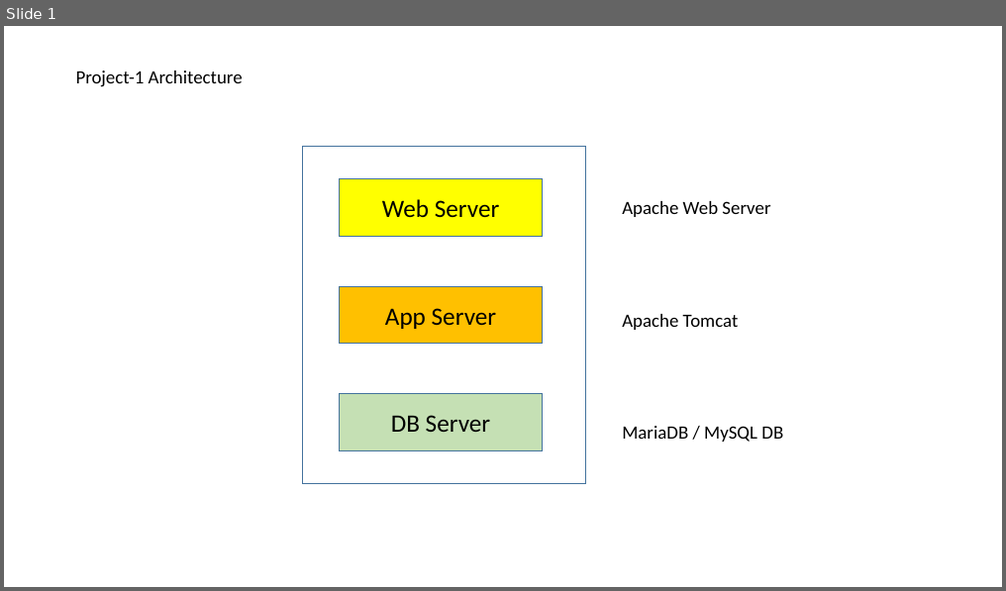
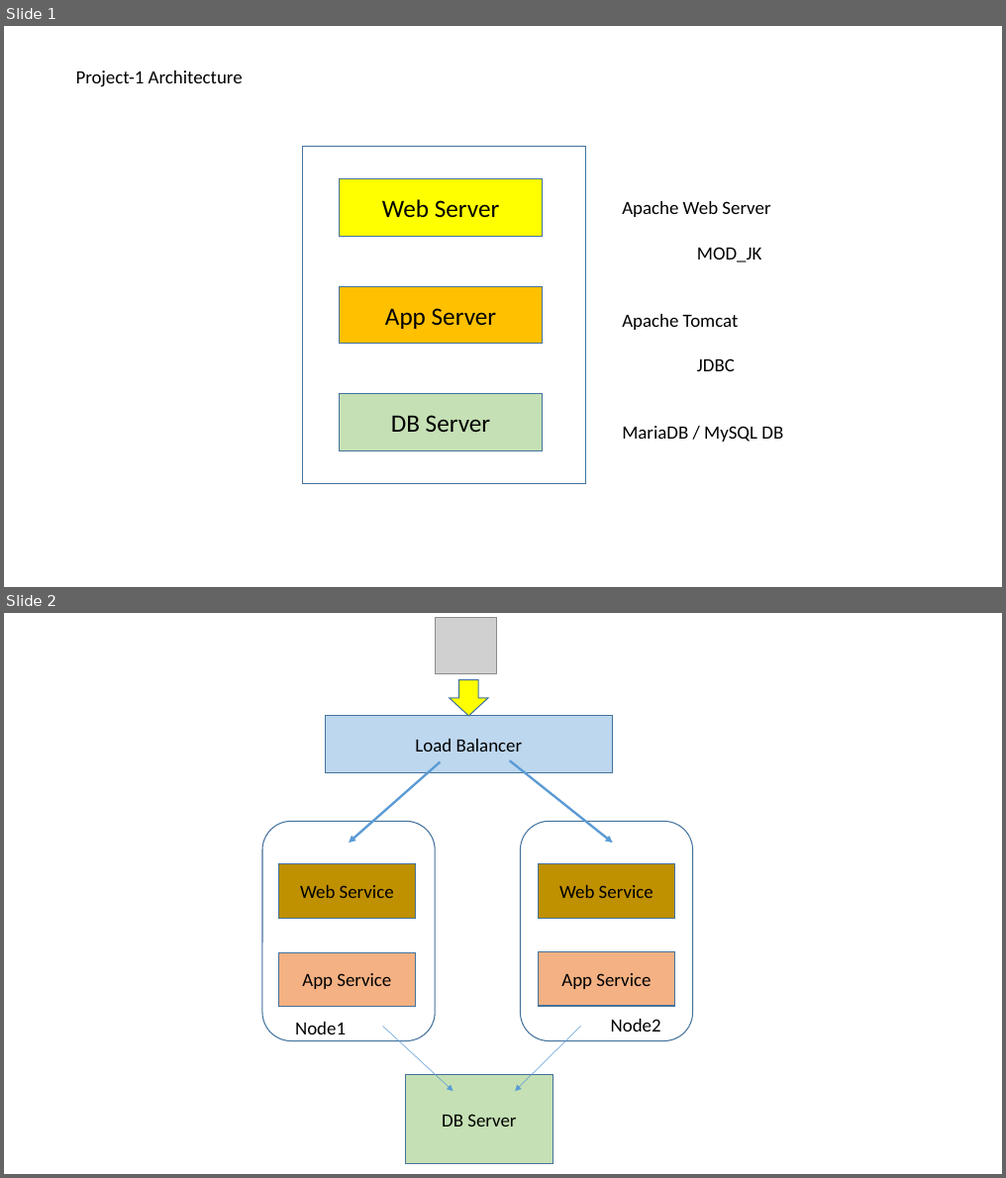
Before and after one commit to cit-aliqui/PPT, a slide deck: Architecture.pptx. Shown one above the other, each under a label of ours: slide 1 before the commit, slides 1 and 2 after it. The pictures are 1006x591 and 1006x1178 pixels, drawn with LibreOffice and Linux fonts; fonts in the diff are those of the drawing; grey boxes stand for pictures. Boxes give left, top, right and bottom in pixels: in the first picture for what was removed or moved away, otherwise in the second. Text is boxed around its words. In the diff, an @@ line names an element or a change of style, - is before the commit and + after.

Commit message:
SS

```diff
--- a/Architecture.pptx
+++ b/Architecture.pptx
@@ slide 2 added at (4, 613, 1002, 1174), background #FFFFFF @@
@@ picture added at (436, 618, 497, 673) @@
@@ down arrow added at (450, 680, 488, 716), fill #FFFF00, outline #43739E 1 pt @@
@@ rectangle added at (325, 716, 613, 772), fill #BDD7EE, outline #43739E 1 pt, 18 pt, text #000000 @@
+Load Balancer
@@ arrow added from (509, 761) to (613, 843), #5B9BD5 2.25 pt @@
@@ arrow added from (441, 761) to (349, 843), #5B9BD5 2.25 pt @@
@@ rounded rectangle added at (262, 821, 435, 1042), outline #43739E 1 pt @@
@@ rounded rectangle added at (521, 821, 693, 1042), outline #43739E 1 pt @@
@@ rectangle added at (279, 864, 416, 919), fill #BF9000, outline #43739E 1 pt, 18 pt, text #000000 @@
+Web Service
@@ rectangle added at (539, 864, 675, 919), fill #BF9000, outline #43739E 1 pt, 18 pt, text #000000 @@
+Web Service
@@ rectangle added at (279, 953, 416, 1007), fill #F4B183, outline #43739E 1 pt, 18 pt, text #000000 @@
+App Service
@@ rectangle added at (539, 953, 675, 1006), fill #F4B183, outline #43739E 1 pt, 18 pt, text #000000 @@
+App Service
@@ text added at (295, 1022, 346, 1035), 18 pt, text #000000 @@
+Node1
@@ arrow added from (383, 1026) to (453, 1091), #5B9BD5 0.5 pt @@
@@ arrow added from (580, 1026) to (515, 1091), #5B9BD5 0.5 pt @@
@@ text added at (611, 1019, 661, 1032), 18 pt, text #000000 @@
+Node2
@@ rectangle added at (406, 1075, 553, 1164), fill #C5E0B4, outline #43739E 1 pt, 18 pt, text #000000 @@
+DB Server
@@ slide 1 changed as well @@
@@ text at (697, 247, 762, 263): paragraph added @@
+MOD_JK
@@ text at (697, 359, 735, 372): paragraph added @@
+JDBC
```
